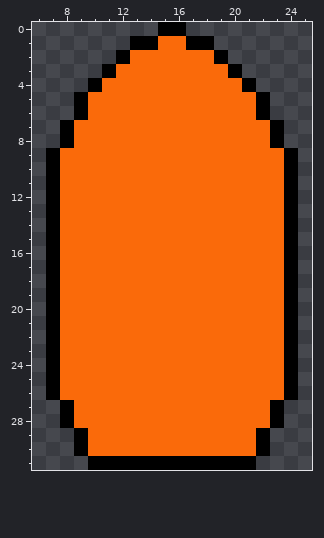
Pixel-art file, stored at Assets/Sprites/Ships/Proto/Enemy Ship/Ship body.aseprite. The first picture shows the starting point.
32x32 pixels, 1 frame. Shown: x 6..25, y 0..31.
The result:
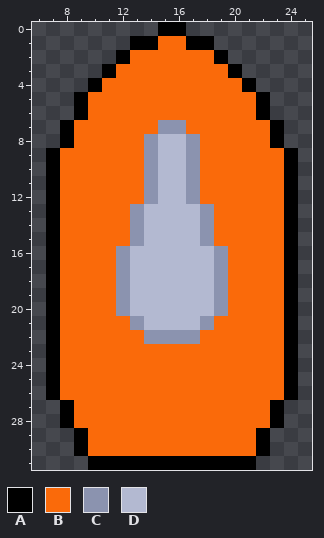
Palette (. is transparent): A #000000  B #fa6a0a  C #8b93af  D #b3b9d1
Diff:
y 7: x 15..16 BB -> CC
y 8..12: x 14..17 BBBB -> CDDC
y 13..15: x 13..18 BBBBBB -> CDDDDC
y 16..20: x 12..19 BBBBBBBB -> CDDDDDDC
y 21: x 13..18 BBBBBB -> CDDDDC
y 22: x 14..17 BBBB -> CCCC
Where, in picture pixels (left, top, right, bottom), the same in both pictures:
changed: (116, 120, 228, 344)
